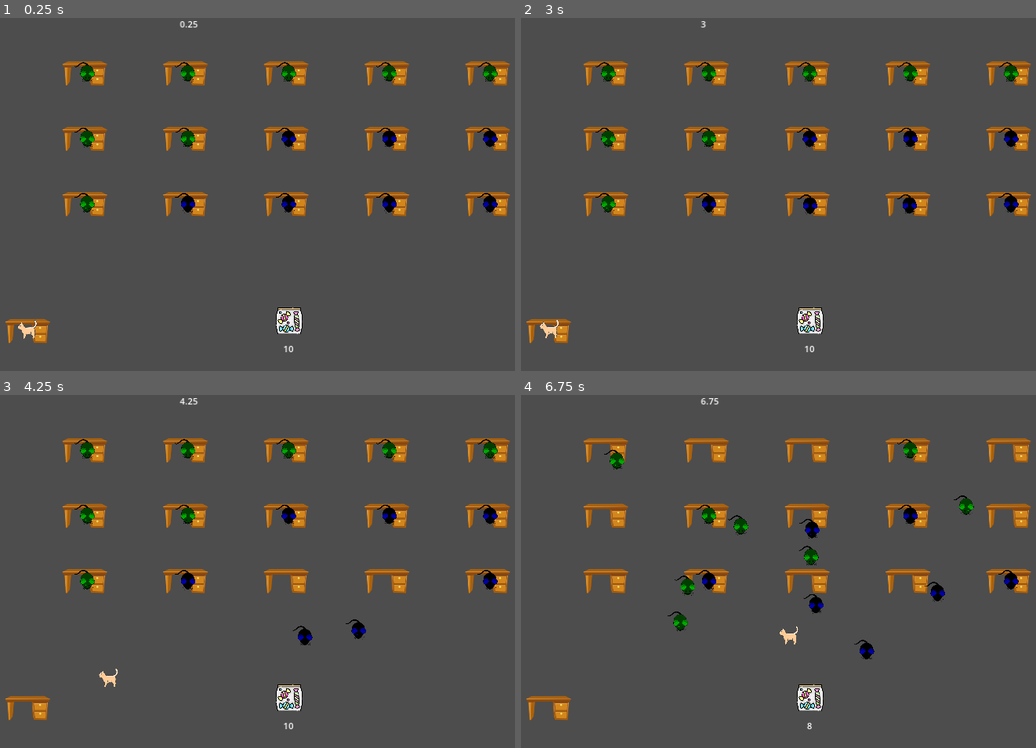
Above: before the commit, frames 1-4 (two rows, left to right).
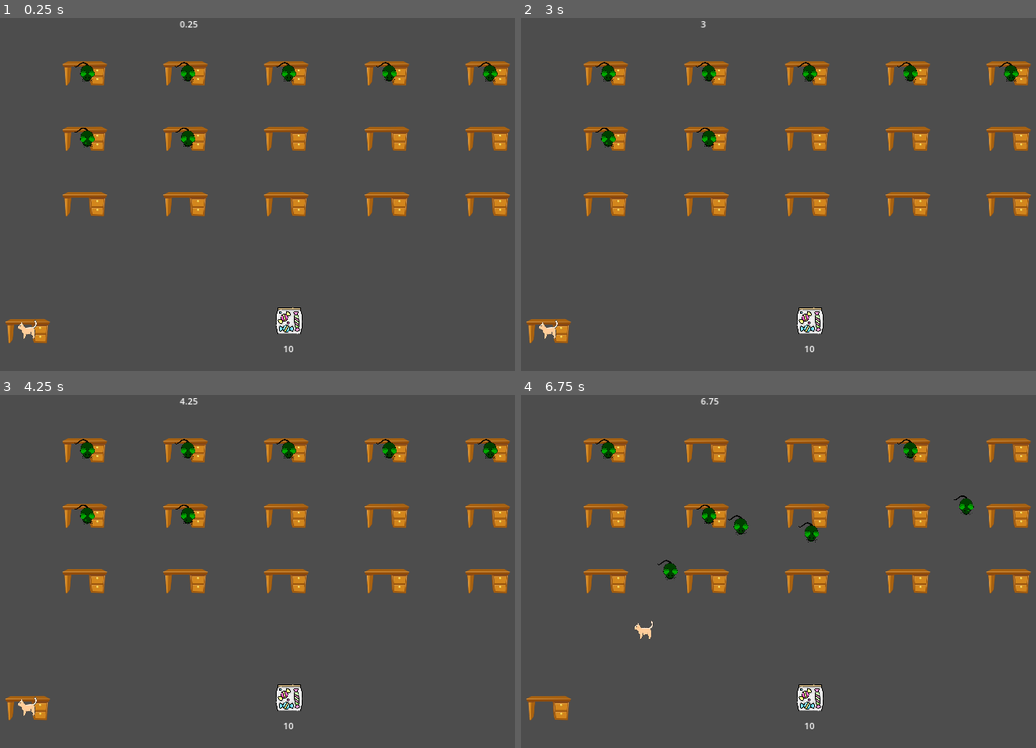
Above: after the commit, the same moments.

Repository: Mateusz-Birembaut/POA_SMA
Game: Godot game, scene res://src/main.tscn
Two runs of this game, one before a commit and one after it. Both use one fixed random seed, a clock stepped at 60 frames per second and the inputs below.
Inputs (mouse positions are in pixels of both pictures, inside the frame that each line leads up to):
- Up to frame 1 (0.25 s): no input
- Up to frame 2 (3 s): move the mouse to (948, 176) at 0.52 s; hold Right (ui_right) 0.53-1.28 s; move the mouse to (685, 212) at 1.27 s; hold Down (ui_down) 1.28-2.03 s; move the mouse to (871, 116) at 2.02 s; hold Right (ui_right) 2.03-2.78 s; move the mouse to (778, 265) at 2.77 s; hold Up (ui_up) from 2.78 s (still down)
- Up to frame 3 (4.25 s): move the mouse to (478, 624) at 3.52 s; release Up (ui_up) at 3.53 s; hold Left (ui_left) from 3.53 s (still down)
- Up to frame 4 (6.75 s): move the mouse to (624, 518) at 4.27 s; move the mouse to (840, 571) at 5.02 s; release Left (ui_left) at 5.03 s; hold Down (ui_down) 5.03-5.78 s; move the mouse to (716, 483) at 5.77 s; hold Right (ui_right) 5.78-6.53 s; move the mouse to (948, 553) at 6.52 s; hold Up (ui_up) from 6.53 s (still down)

The runs differ from the first frame. In frame 1, 0.9% of the frame differs, in the area x 14-97%, y 31-56%; in frame 2, 0.9%; in frame 3, 1.0%; in frame 4, 1.6%, in the area x 14-97%, y 12-95%.

Commit message:
nomre de bureaux fix

Diff:
--- a/src/environment.gd
+++ b/src/environment.gd
@@ -3,8 +3,8 @@
 
 const DEBUG := true
 
-@export_range(1, 3)
-var number_of_rows := 1
+@export_range(1, 15)
+var number_of_students := 4
 
 @onready var candies = %Candies
 @onready var prof : Agent = %Prof
@@ -36,17 +36,19 @@
 	timer.position.x = get_window().size.x/2 - 25
 	score.text = str(total_candies)
 	var y := 100
-	for i in number_of_rows:
+	for i in 3:
 		var x := 200
 		for j in 5:
 			var new_desk : Sprite2D = desk_scene.instantiate()
 			new_desk.position = Vector2i(x, y)
 			add_child(new_desk)
-			var new_student : Agent = student_scene.instantiate()
-			new_student.position = Vector2i(x, y)
-			add_child(new_student)
-			students.append(new_student)
+			if i * 5 + j < number_of_students:
+				var new_student : Agent = student_scene.instantiate()
+				new_student.position = Vector2i(x, y)
+				add_child(new_student)
+				students.append(new_student)
 			x += 120 + 65
+
 		y += 80 + 40
 
 
--- a/src/main.tscn
+++ b/src/main.tscn
@@ -29,7 +29,7 @@
 
 [node name="Room" type="Node2D"]
 script = ExtResource("1_3dsaf")
-number_of_rows = 3
+number_of_students = 7
 
 [node name="Desk" parent="." instance=ExtResource("5_u8008")]
 position = Vector2(95, 573)
